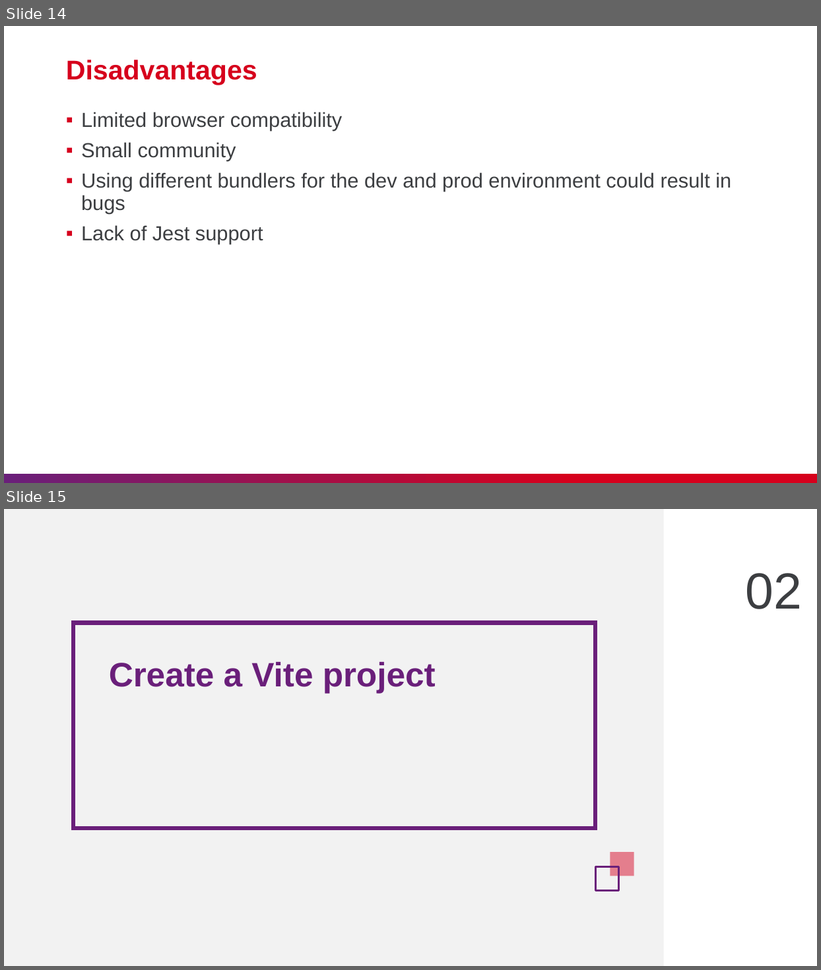
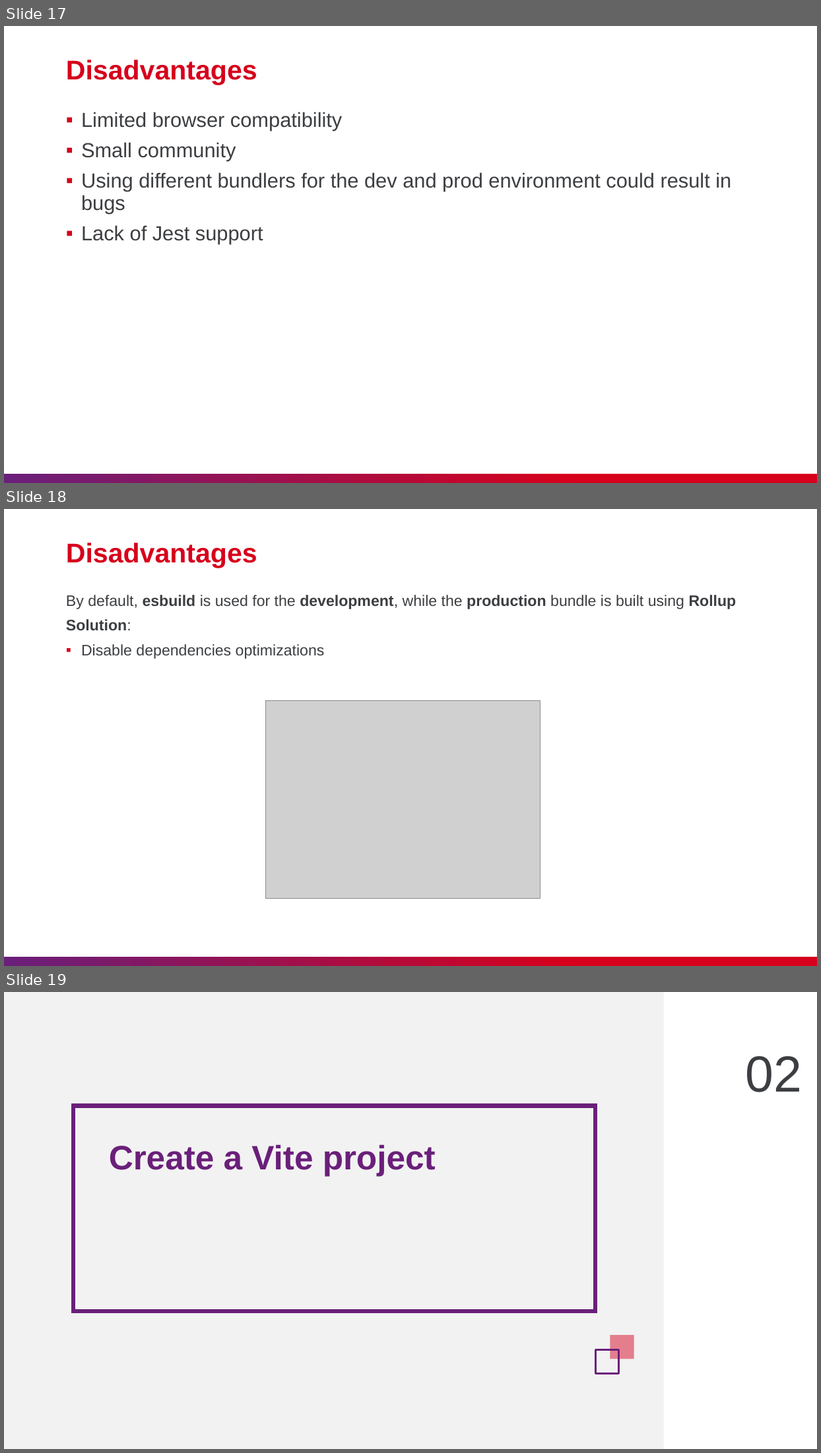
Before and after one commit to nashtech-garage/nodejs-vite-js_load_test, a slide deck: vite/slide/NT_Vitejs.pptx. Shown one above the other, each under a label of ours: slides 14 and 15 before the commit, slides 17, 18 and 19 after it. The pictures are 821x970 and 821x1453 pixels, drawn with LibreOffice and Linux fonts; fonts in the diff are those of the drawing; grey boxes stand for pictures. Boxes give left, top, right and bottom in pixels: in the first picture for what was removed or moved away, otherwise in the second. Text is boxed around its words. In the diff, an @@ line names an element or a change of style, - is before the commit and + after.

```diff
--- a/vite/slide/NT_Vitejs.pptx
+++ b/vite/slide/NT_Vitejs.pptx
@@ slide 18 added at [4, 509, 817, 966], background #FFFFFF; not listed: 1 template element that a slide beside it also shows @@
@@ title added at [66, 543, 257, 568], 32 pt, text #D6001C, bold @@
+Disadvantages
@@ text added at [66, 595, 737, 659], 18 pt, text #3C3E41 @@
+By default, esbuild is used for the development, while the production bundle is built using Rollup
+Solution:
+▪ Disable dependencies optimizations
@@ picture added at [265, 700, 540, 899] @@
@@ what was slide 14 is now slide 17 @@
@@ what was slide 15 is now slide 19 @@
```
Also in this commit, not shown: 2 slides changed, 3 other slides added, 1 other file.
